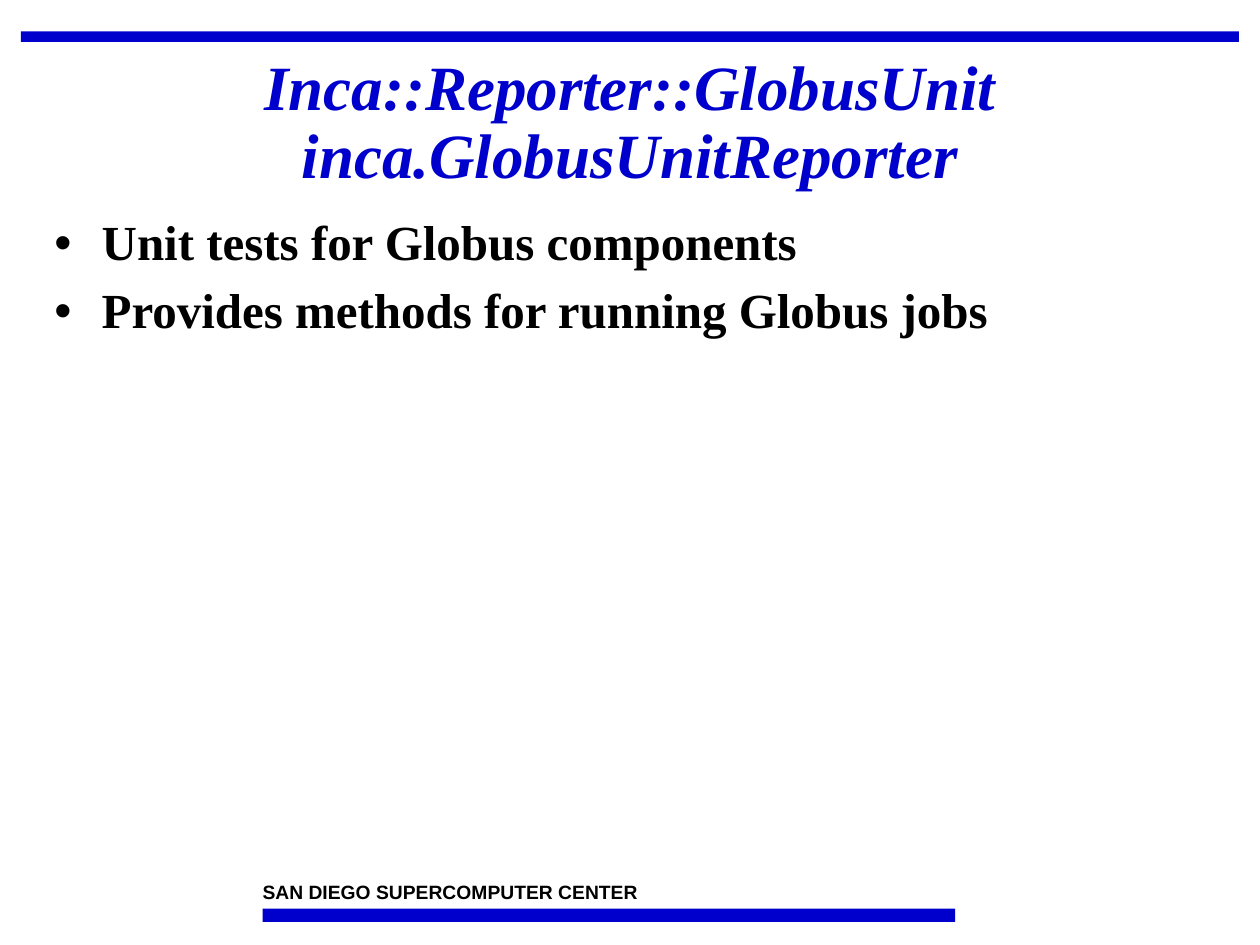
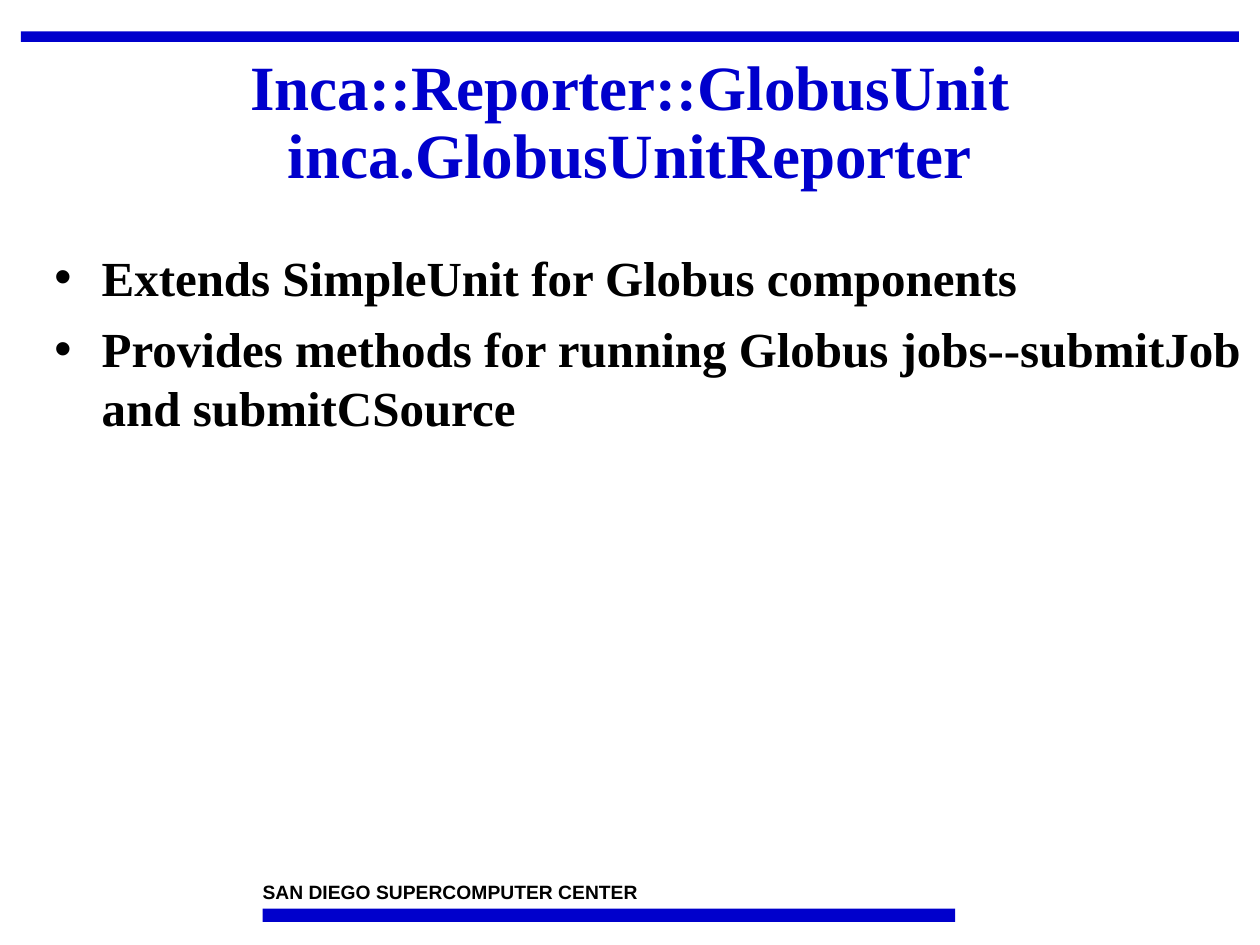
Before and after one commit to IncaProject/inca-xsede, a slide deck: slide 23 of talks/2008workshop/incaReporters.ppt (slide 24 before the commit). Drawn at 1260x945 pixels with LibreOffice and Linux fonts; fonts in the diff are those of the drawing; background and template pictures are left out. Boxes give left, top, right and bottom in pixels: in the first picture for what was removed or moved away, otherwise in the second. Text is boxed around its words. In the diff, an @@ line names an element or a change of style, - is before the commit and + after.

```diff
--- a/talks/2008workshop/incaReporters.ppt
+++ b/talks/2008workshop/incaReporters.ppt
@@ title "Inca::Reporter::GlobusUnit inca.GlobusUnitReporter" at [250,66,1009,190]: italic off @@
@@ text at [102,261,1241,427]: text changed @@
-• Unit tests for Globus components
-• Provides methods for running Globus jobs
+• Extends SimpleUnit for Globus components
+• Provides methods for running Globus jobs--submitJob and submitCSource
```
Also in this commit, not shown: 32 other slides changed, 1 slide added, 5 slides removed, 1 other file.
